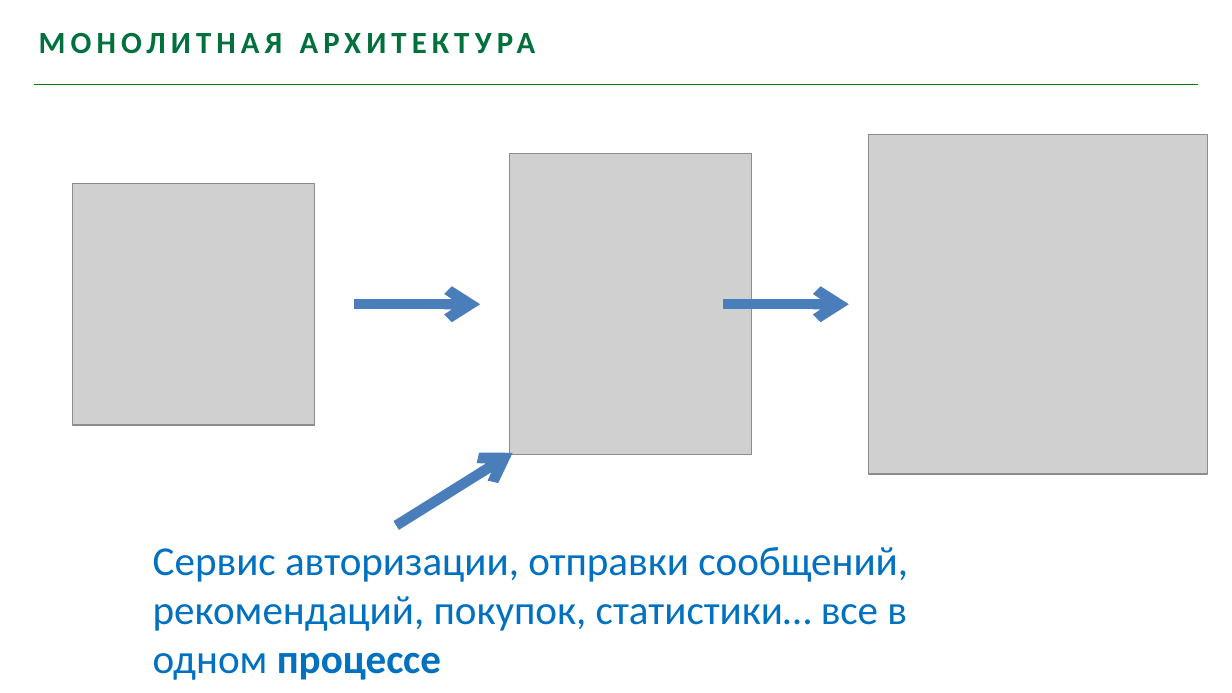
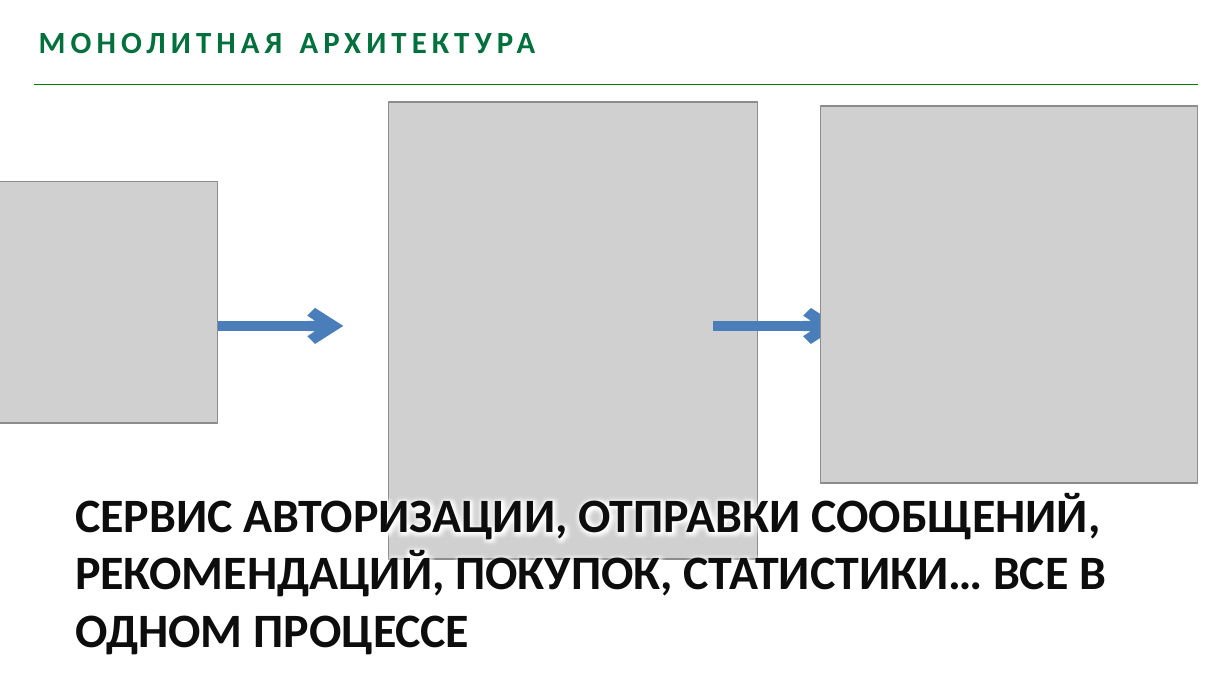
Before and after one commit to youhavebeenforked/JavaSchoolCourse, a slide deck: slide 44 of lessons/18_Hibernate/Лекция Distributed Systems.pptx (slide 49 before the commit). Drawn at 1232x693 pixels with LibreOffice and Linux fonts; fonts in the diff are those of the drawing; grey boxes stand for pictures; background and template pictures are left out. Boxes give left, top, right and bottom in pixels: in the first picture for what was removed or moved away, otherwise in the second. Text is boxed around its words. In the diff, an @@ line names an element or a change of style, - is before the commit and + after.

```diff
--- a/lessons/18_Hibernate/Лекция Distributed Systems.pptx
+++ b/lessons/18_Hibernate/Лекция Distributed Systems.pptx
@@ picture resized from (x1=509, y1=154, x2=752, y2=455) to (x1=388, y1=102, x2=756, y2=559) @@
@@ picture resized from (x1=869, y1=134, x2=1209, y2=474) to (x1=821, y1=106, x2=1198, y2=483) @@
@@ picture resized from (x1=73, y1=184, x2=314, y2=425) to (x1=0, y1=181, x2=217, y2=423) @@
@@ arrow moved from (354, 304) - (480, 304) to (217, 326) - (344, 326) @@
@@ arrow moved from (723, 304) - (849, 304) to (713, 326) - (839, 326) @@
@@ arrow removed from (397, 526) to (513, 453) @@
@@ text at (x1=75, y1=492, x2=1106, y2=655): text changed; size 24 to 28 pt; text colour #0070C0 to #0D0D0D; bold on @@
-Сервис авторизации, отправки сообщений, рекомендаций, покупок, статистики… все в одном процессе
+СЕРВИС АВТОРИЗАЦИИ, ОТПРАВКИ СООБЩЕНИЙ, РЕКОМЕНДАЦИЙ, ПОКУПОК, СТАТИСТИКИ… ВСЕ В ОДНОМ ПРОЦЕССЕ
```
Also in this commit, not shown: 27 other slides changed, 9 slides added, 12 slides removed.
